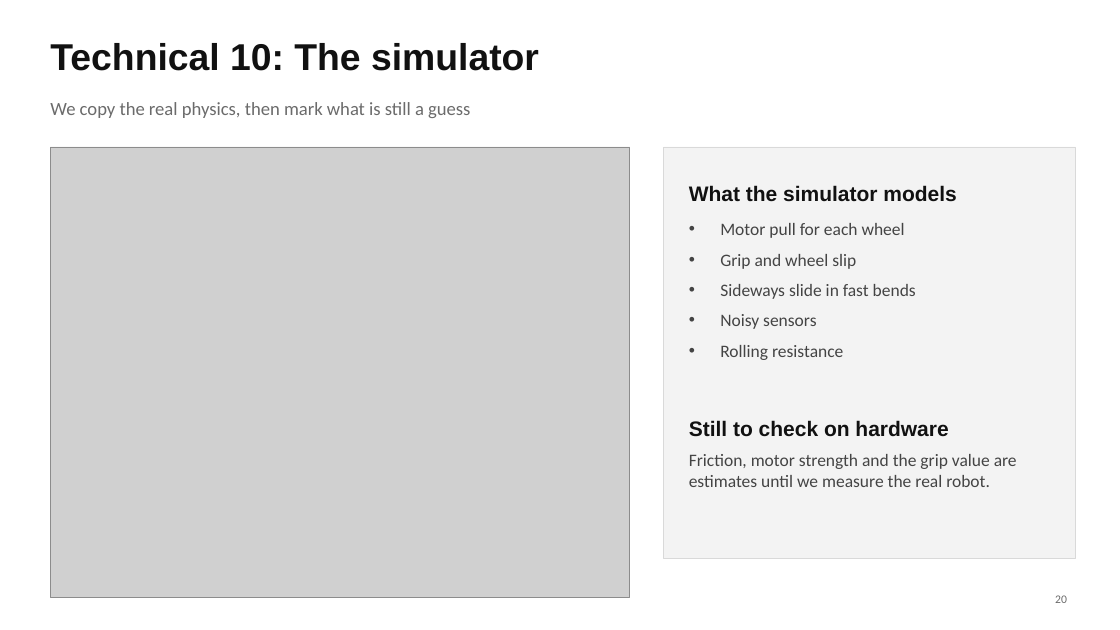
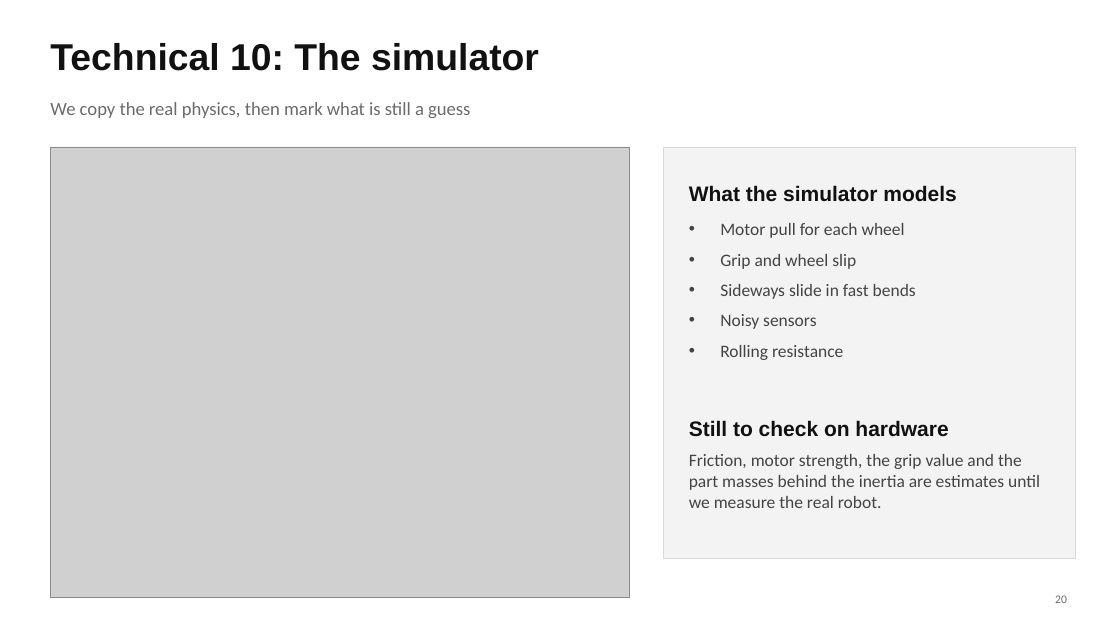
Before and after one commit to Shashanksaraswat123939/mysim, a slide deck: slide 20 of deck/line_follower_blueprint.pptx. Drawn at 1120x630 pixels with LibreOffice and Linux fonts; fonts in the diff are those of the drawing; grey boxes stand for pictures. Boxes give left, top, right and bottom in pixels: in the first picture for what was removed or moved away, otherwise in the second. Text is boxed around its words. In the diff, an @@ line names an element or a change of style, - is before the commit and + after.

```diff
--- a/deck/line_follower_blueprint.pptx
+++ b/deck/line_follower_blueprint.pptx
@@ text at (689, 454, 1040, 508): text changed @@
-Friction, motor strength and the grip value are estimates until we measure the real robot.
+Friction, motor strength, the grip value and the part masses behind the inertia are estimates until we measure the real robot.
```
Also in this commit, not shown: 1 other slide changed, 45 other files.
